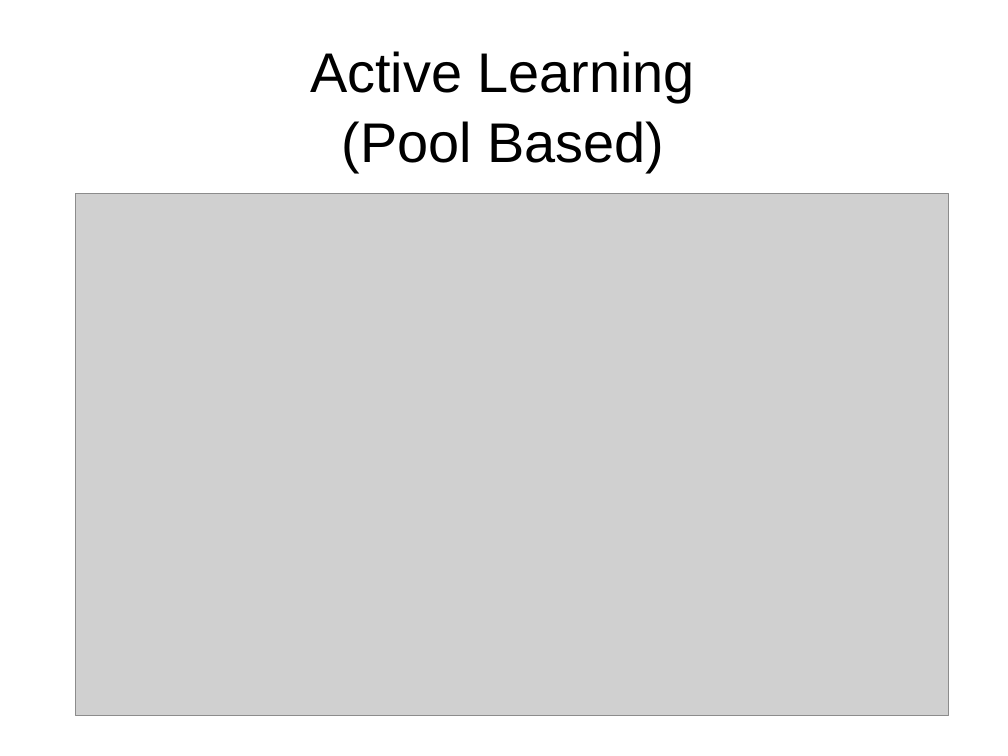
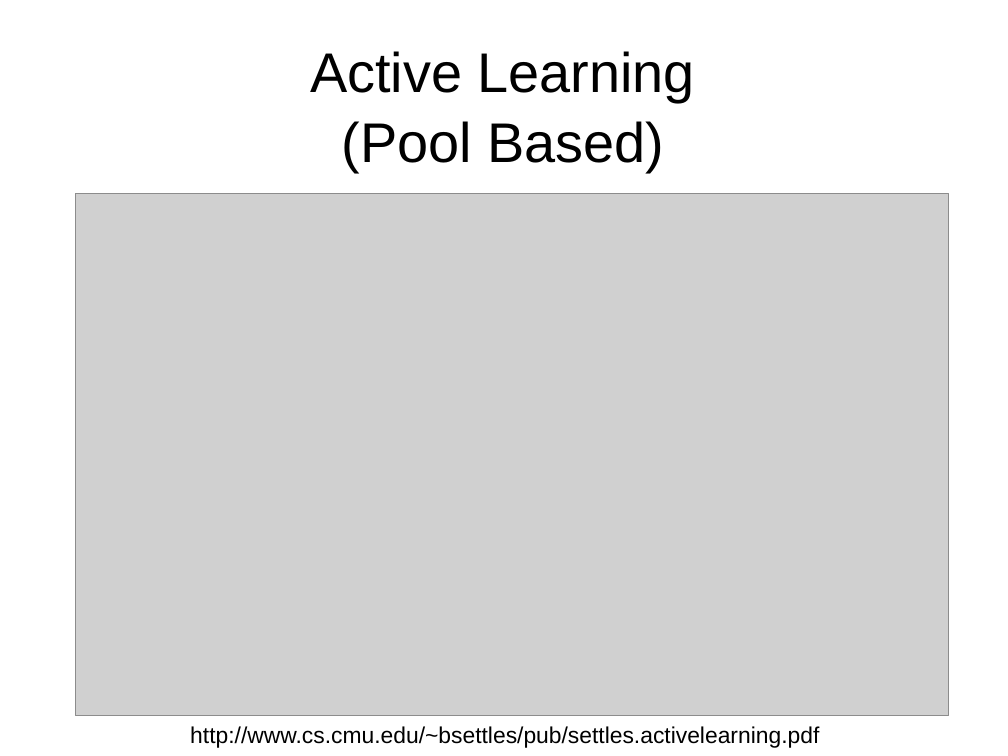
Before and after one commit to charlesmccarthyirl/FYP, a slide deck: slide 2 of Documentation/Demo Day/Presentation.odp. Drawn at 1008x756 pixels with LibreOffice and Linux fonts; fonts in the diff are those of the drawing; grey boxes stand for pictures. Boxes give left, top, right and bottom in pixels: in the first picture for what was removed or moved away, otherwise in the second. Text is boxed around its words. In the diff, an @@ line names an element or a change of style, - is before the commit and + after.

```diff
--- a/Documentation/Demo Day/Presentation.odp
+++ b/Documentation/Demo Day/Presentation.odp
@@ text added at [190, 726, 819, 748], 18 pt, text #000000 @@
+http://www.cs.cmu.edu/~bsettles/pub/settles.activelearning.pdf
```
Also in this commit, not shown: 13 other slides changed, 7 slides added, 1 slide removed, 2 other files.
